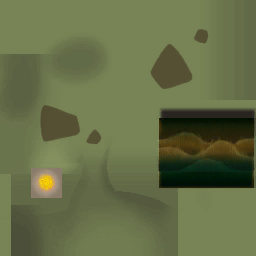
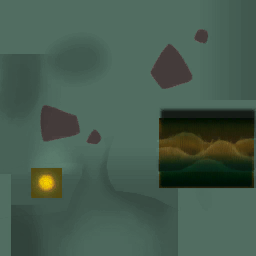
Revision of a layered (256, 256) image; what changed, layer by layer:
hid group "White" (7 layers) over [0, 0, 256, 256]
showed group "Green" (8 layers) over [0, 0, 256, 256]
